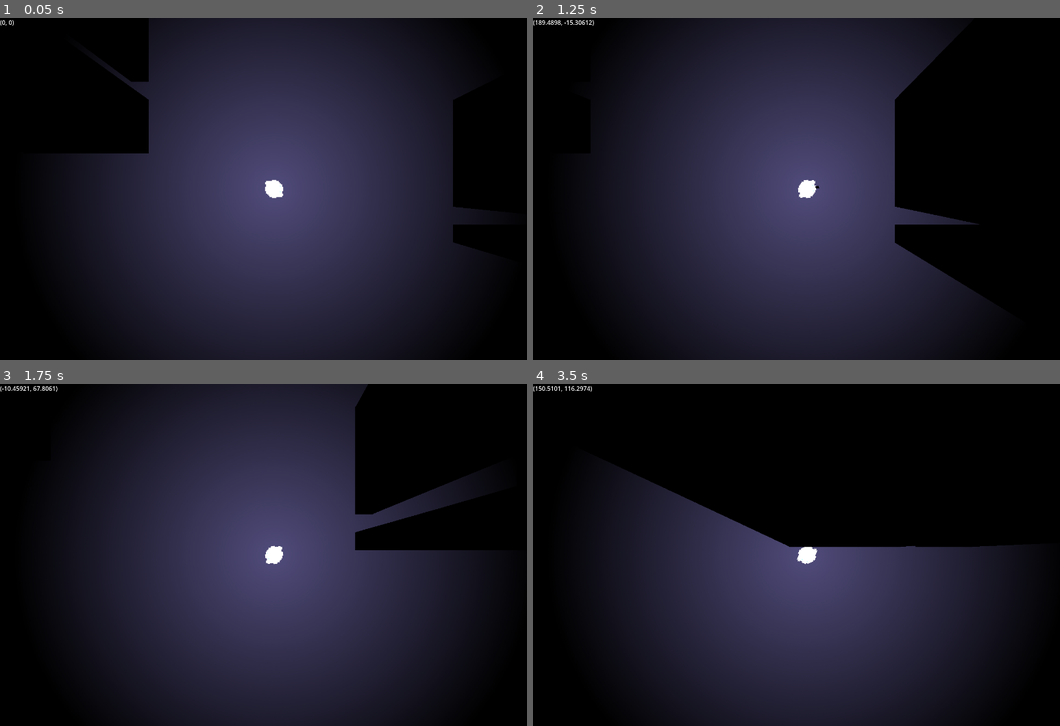
Above: before the commit, frames 1-4 (two rows, left to right).
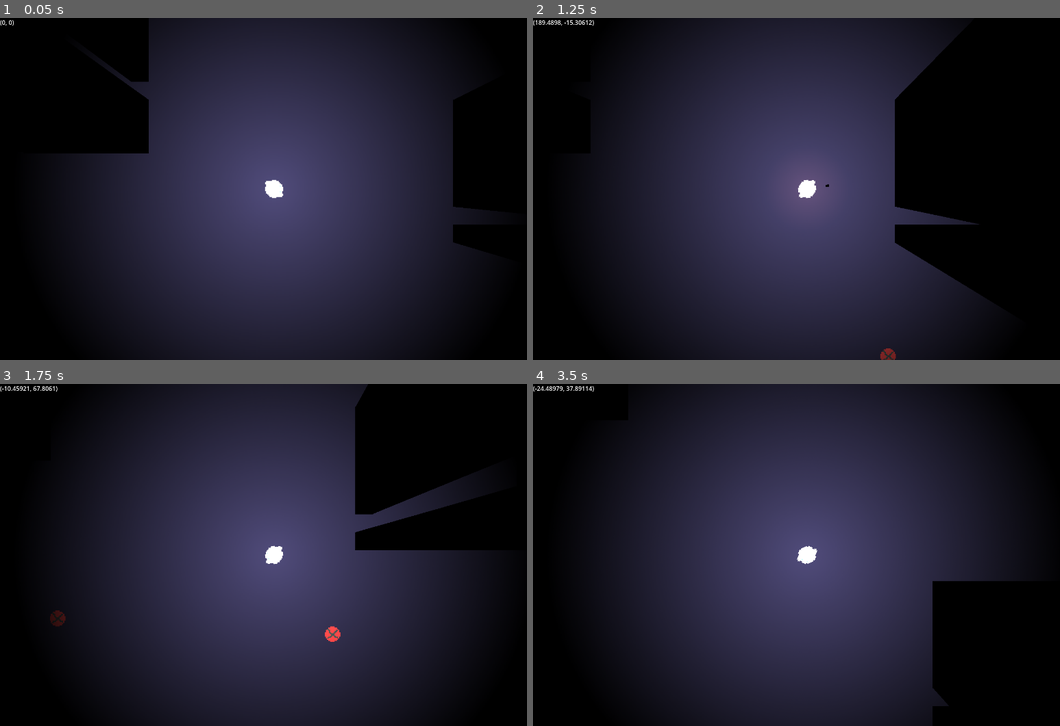
Above: after the commit, the same moments.

Repository: NomadicDaggy/procgen1
Game: Godot game, scene res://scenes/world.tscn
Same seed, same stepped clock (60 frames per second), same inputs: the game is played once before the commit and once after it.
Inputs (mouse positions are in pixels of both pictures, inside the frame that each line leads up to):
- Up to frame 1 (0.05 s): no input
- Up to frame 2 (1.25 s): tap Enter at 0.5 s; move the mouse to (928, 171) at 0.52 s; press the mouse at (928, 171) at 0.53 s; hold D (move_right) from 0.53 s (still down)
- Up to frame 3 (1.75 s): move the mouse to (163, 572) at 1.27 s; release D (move_right) at 1.28 s; release the mouse at (163, 572) at 1.28 s; hold S (move_down) from 1.28 s (still down); click (163, 572) at 1.35 s
- Up to frame 4 (3.5 s): move the mouse to (859, 479) at 2.02 s; release S (move_down) at 2.03 s; press the mouse at (859, 479) at 2.03 s; hold D (move_right) 2.03-2.78 s; move the mouse to (780, 623) at 2.77 s; release the mouse at (780, 623) at 2.78 s; hold W (move_up) from 2.78 s (still down); click (780, 623) at 2.85 s

Frame 1 is identical in both runs. In frame 2, less than 0.1% of the frame differs, in the area x 52-69%, y 48-100%; in frame 3, 0.2%; in frame 4, 33%, in the area x 0-92%, y 0-99%.

Commit message:
spawn enemies contiguously

Diff:
--- a/scenes/player.tscn
+++ b/scenes/player.tscn
@@ -51,4 +51,16 @@
 [node name="ShotTimer" type="Timer" parent="."]
 wait_time = 0.12
 
+[node name="ShotLight" type="PointLight2D" parent="."]
+enabled = false
+color = Color(0.929412, 0.321569, 0.0470588, 1)
+energy = 0.7
+shadow_enabled = true
+texture = ExtResource("3_5nuo1")
+texture_scale = 0.3
+
+[node name="ShotLightTimer" type="Timer" parent="ShotLight"]
+wait_time = 0.05
+
 [connection signal="timeout" from="ShotTimer" to="." method="_on_shot_timer_timeout"]
+[connection signal="timeout" from="ShotLight/ShotLightTimer" to="." method="_on_shot_light_timer_timeout"]
--- a/scenes/world.tscn
+++ b/scenes/world.tscn
@@ -105,6 +105,19 @@
 position_smoothing_speed = 1e+06
 rotation_smoothing_speed = 2.0
 
+[node name="GameManager" type="Node2D" parent="."]
+script = ExtResource("1_uo411")
+
+[node name="EnemySpawnTimer" type="Timer" parent="GameManager"]
+wait_time = 0.5
+autostart = true
+
+[node name="Enemies" type="Node2D" parent="GameManager"]
+z_index = 500
+
+[node name="CanvasModulate" type="CanvasModulate" parent="."]
+color = Color(0, 0, 0, 1)
+
 [node name="UI" type="CanvasLayer" parent="."]
 script = ExtResource("4_q5nlr")
 
@@ -112,15 +125,7 @@
 offset_right = 40.0
 offset_bottom = 23.0
 
-[node name="GameManager" type="Node2D" parent="."]
-script = ExtResource("1_uo411")
-
-[node name="Enemies" type="Node2D" parent="GameManager"]
-z_index = 500
-
-[node name="CanvasModulate" type="CanvasModulate" parent="."]
-color = Color(0, 0, 0, 1)
-
 [connection signal="bake_finished" from="NavigationRegion2D" to="UI" method="_on_navigation_region_2d_bake_finished"]
 [connection signal="navigation_polygon_changed" from="NavigationRegion2D" to="UI" method="_on_navigation_region_2d_navigation_polygon_changed"]
 [connection signal="map_ready" from="NavigationRegion2D/Map" to="GameManager" method="_on_map_map_ready"]
+[connection signal="timeout" from="GameManager/EnemySpawnTimer" to="GameManager" method="_on_enemy_spawn_timer_timeout"]
--- a/scripts/bullet.gd
+++ b/scripts/bullet.gd
@@ -1,7 +1,10 @@
 extends Area2D
 
 var direction = Vector2.ZERO
-var bullet_speed = 700
+var bullet_speed = 1250
+
+func _ready():
+	z_index = 1500
 
 func _physics_process(delta):
 	position += direction * delta * bullet_speed
--- a/scripts/game_manager.gd
+++ b/scripts/game_manager.gd
@@ -1,6 +1,7 @@
 extends Node2D
 
 var enemy_scene = preload("res://scenes/enemy.tscn")
+var rng = RandomNumberGenerator.new()
 
 @onready var player = $"../Player"
 @onready var enemies = $"./Enemies"
@@ -16,7 +17,6 @@
 
 
 func _on_map_map_ready():
-	var rng = RandomNumberGenerator.new()
 	var r = 40
 	while enemies.get_child_count() < 15:
 		var x = rng.randi_range(-r,r)
@@ -32,3 +32,10 @@
 	enemy.target = player
 	enemy.z_index = 500
 	enemies.add_child(enemy)
+
+
+func _on_enemy_spawn_timer_timeout():
+	var r = 100
+	var x = rng.randi_range(-r,r)
+	var y = rng.randi_range(-r,r)
+	spawn_enemy(x, y)
--- a/scripts/player.gd
+++ b/scripts/player.gd
@@ -5,6 +5,9 @@
 @onready var game_manager = $"../GameManager"
 @onready var animated_sprite_2d = $AnimatedSprite2D
 @onready var shot_timer = $ShotTimer
+@onready var shot_light = $ShotLight
+@onready var shot_light_timer = $ShotLight/ShotLightTimer
+
 
 @export var speed = 7000
 
@@ -31,6 +34,8 @@
 
 
 func shoot():
+	shot_light.enabled = true
+	shot_light_timer.start()
 	var bullet = BULLET.instantiate()
 	bullet.position = position
 	bullet.direction = (get_global_mouse_position() - global_position).normalized()
@@ -38,5 +43,10 @@
 	bullet.z_index = 1500
 	game_manager.add_child(bullet)
 
+
 func _on_shot_timer_timeout():
 	shot_available = true
+
+
+func _on_shot_light_timer_timeout():
+	shot_light.enabled = false
